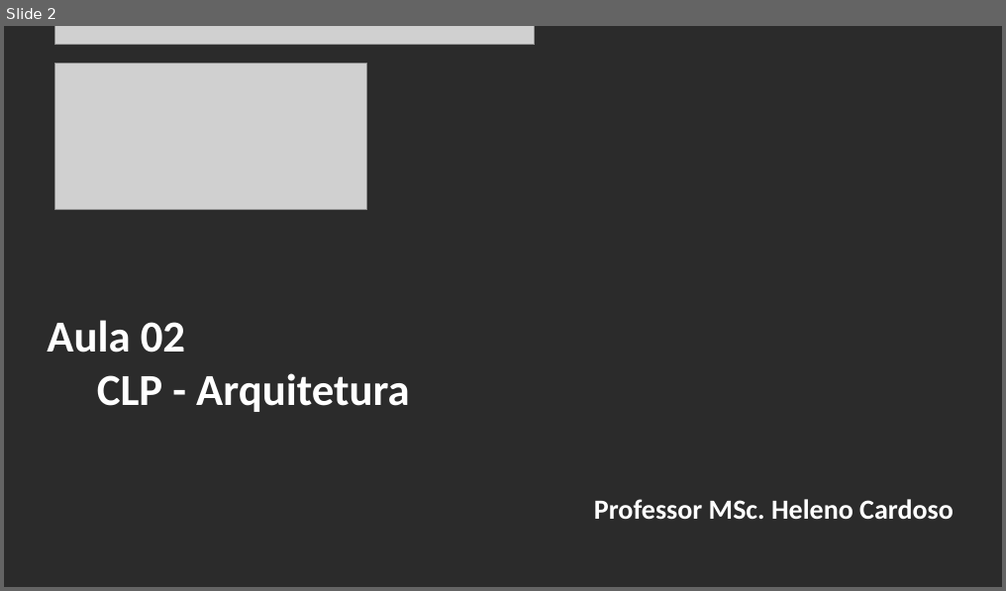
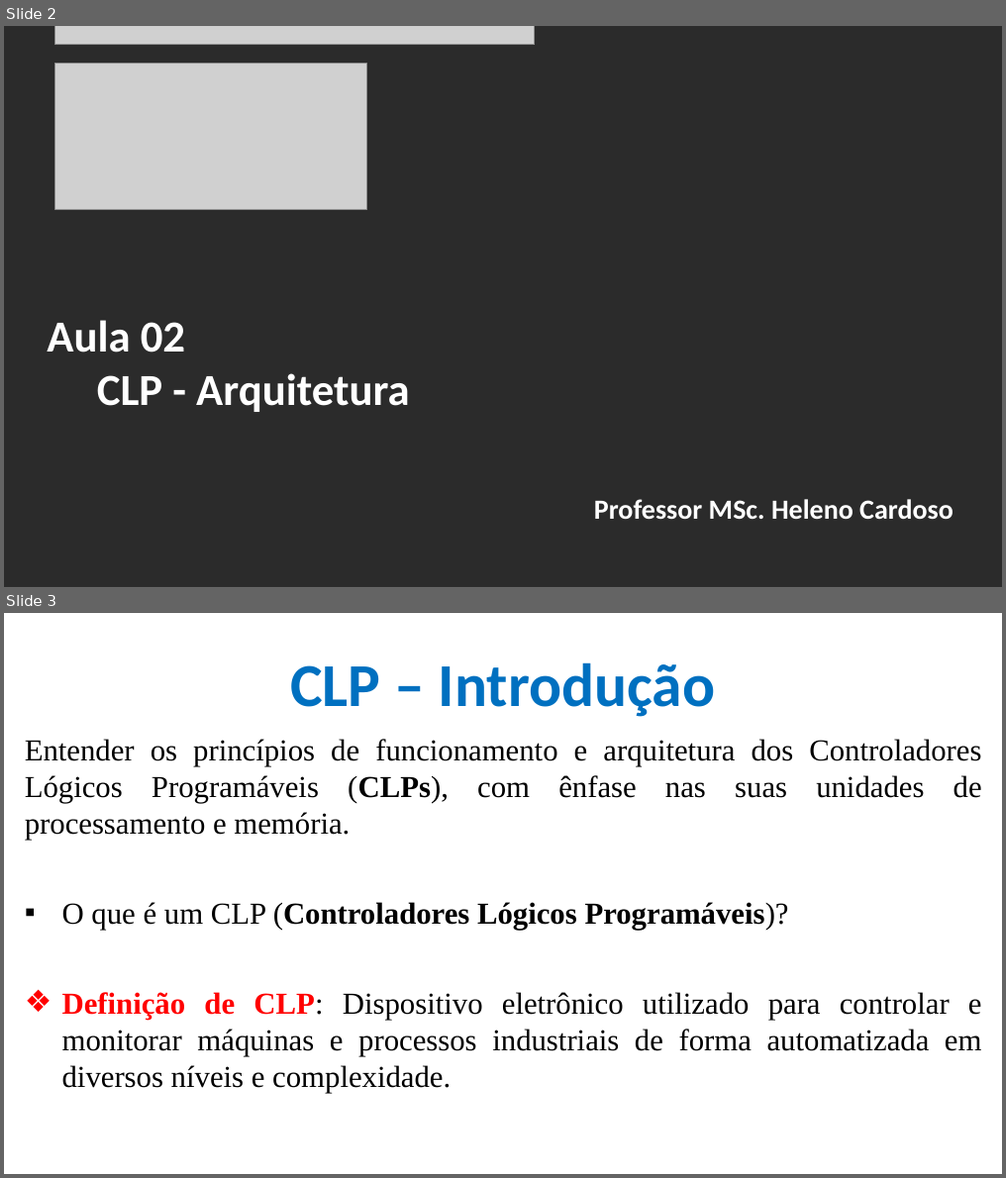
Before and after one commit to CloudEducationBrazil/WydenUniRuyControladoresLogicosProgCLP, a slide deck: 01 Classes/Aula2 - CLP - Arquitetura.pptx. Shown one above the other, each under a label of ours: slide 2 before the commit, slides 2 and 3 after it. The pictures are 1006x591 and 1006x1178 pixels, drawn with LibreOffice and Linux fonts; fonts in the diff are those of the drawing; grey boxes stand for pictures; background and template pictures are left out; a plain dark background stands for a picture behind light text. Boxes give left, top, right and bottom in pixels: in the first picture for what was removed or moved away, otherwise in the second. Text is boxed around its words. In the diff, an @@ line names an element or a change of style, - is before the commit and + after.

```diff
--- a/01 Classes/Aula2 - CLP - Arquitetura.pptx
+++ b/01 Classes/Aula2 - CLP - Arquitetura.pptx
@@ slide 3 added at [4,613,1002,1174], background picture (left out) @@
@@ title added at [290,663,715,717], 44 pt, text #0070C0, bold @@
+CLP – Introdução
@@ text added at [25,739,982,1093], 22 pt, text #000000 @@
+Entender os princípios de funcionamento e arquitetura dos Controladores Lógicos Programáveis (CLPs), com ênfase nas suas unidades de processamento e memória.
+▪ O que é um CLP (Controladores Lógicos Programáveis)?
+❖ Definição de CLP: Dispositivo eletrônico utilizado para controlar e monitorar máquinas e processos industriais de forma automatizada em diversos níveis e complexidade.
```
Also in this commit, not shown: 5 slides changed, 17 other slides added, 2 other files.
